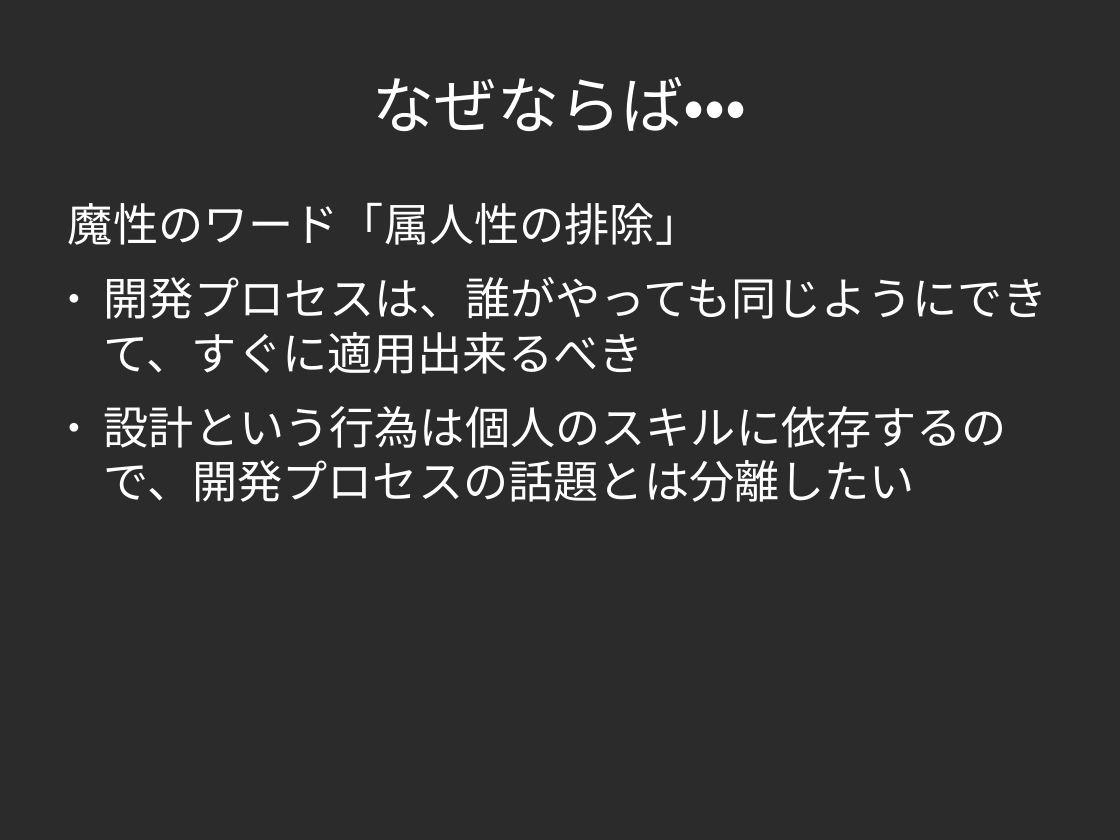
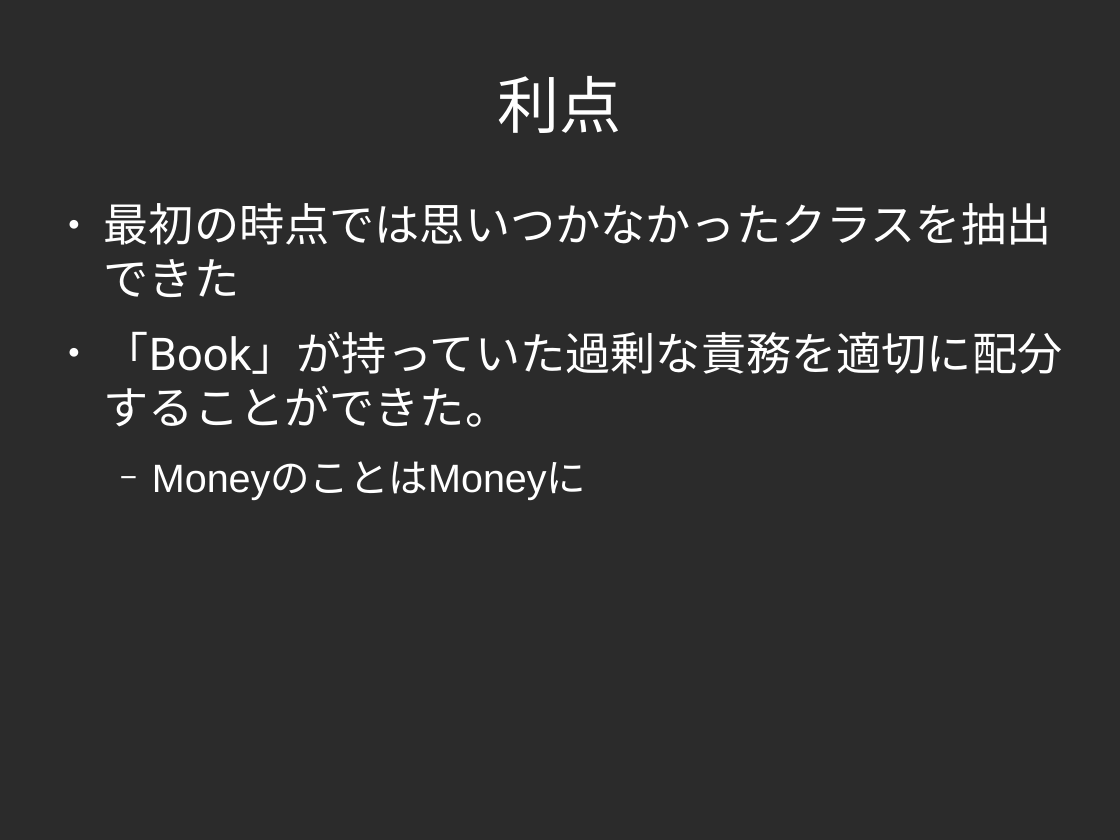
Before and after one commit to yojik/yojik-lib, a slide deck: slide 20 of 2009devsumi/oo_exercise/doc/devsum.odp (slide 34 before the commit). Drawn at 1120x840 pixels with LibreOffice and Linux fonts; fonts in the diff are those of the drawing; background and template pictures are left out; a plain dark background stands for a picture behind light text. Boxes give left, top, right and bottom in pixels: in the first picture for what was removed or moved away, otherwise in the second. Text is boxed around its words. In the diff, an @@ line names an element or a change of style, - is before the commit and + after.

```diff
--- a/2009devsumi/oo_exercise/doc/devsum.odp
+++ b/2009devsumi/oo_exercise/doc/devsum.odp
@@ title at (498,76,622,133): text changed @@
-なぜならば・・・
+利点
@@ text at (104,203,1063,500): text changed @@
-魔性のワード「属人性の排除」
-● 開発プロセスは、誰がやっても同じようにできて、すぐに適用出来るべき
-● 設計という行為は個人のスキルに依存するので、開発プロセスの話題とは分離したい
+● 最初の時点では思いつかなかったクラスを抽出できた
+● 「Book」が持っていた過剰な責務を適切に配分することができた。
+  − MoneyのことはMoneyに
```
Also in this commit, not shown: 25 other slides changed, 14 slides added, 14 slides removed.
